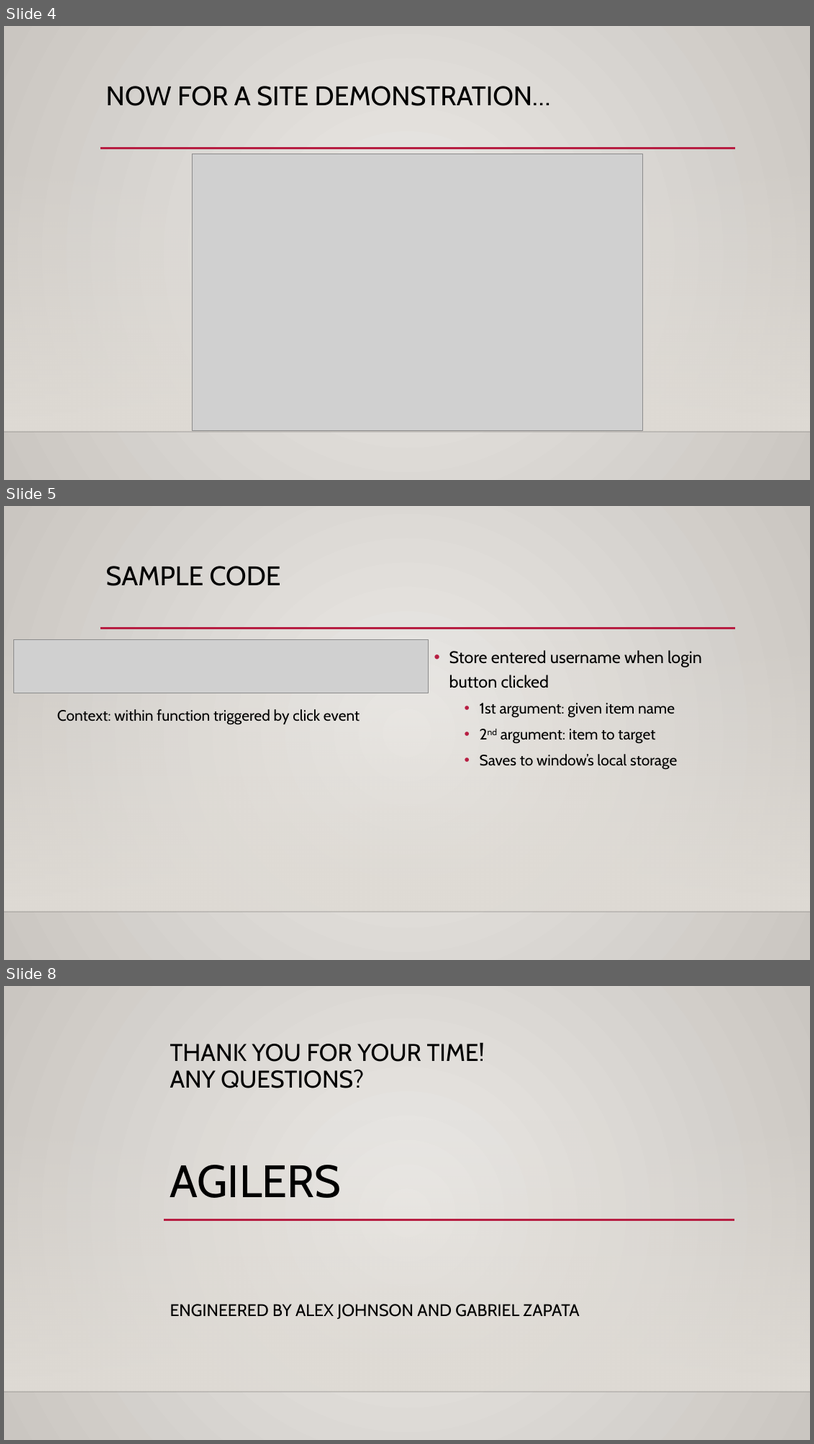
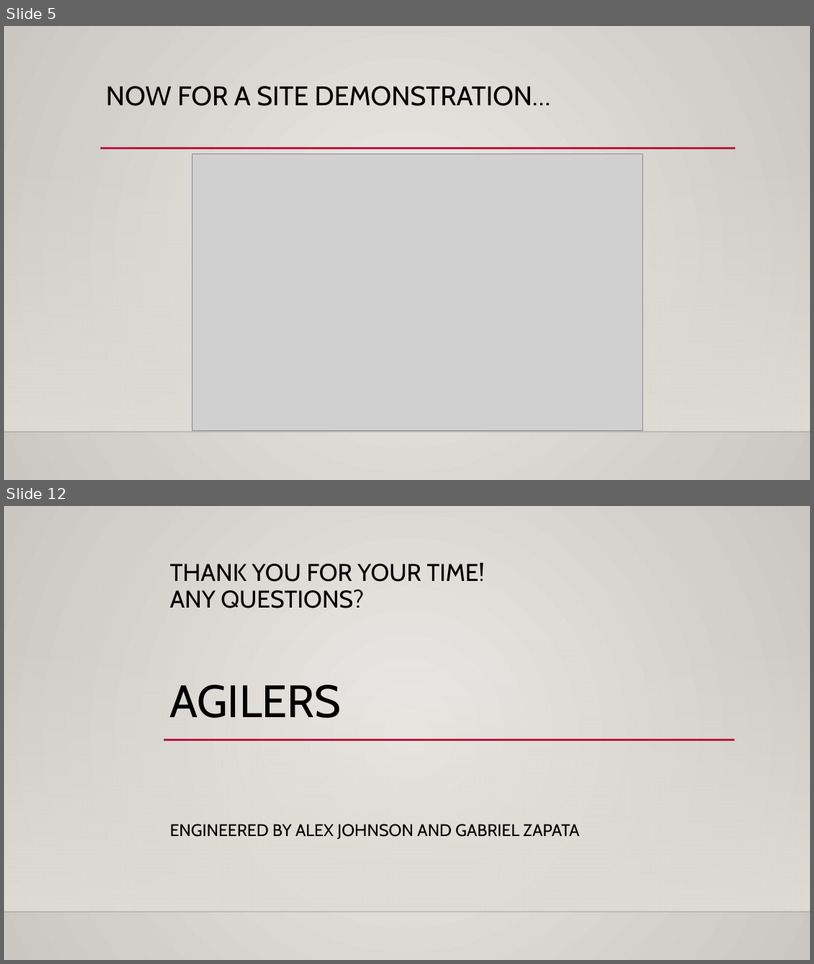
Before and after one commit to gabrielzapata19/Project1_Alex_Gabriel, a slide deck: project_one_alex_gabriel/src/main/resources/Project One Presentation.pptx. Shown one above the other, each under a label of ours: slides 4, 5 and 8 before the commit, slides 5 and 12 after it; the slides between them are not shown. The pictures are 814x1444 and 814x964 pixels, drawn with LibreOffice and Linux fonts; fonts in the diff are those of the drawing; grey boxes stand for pictures; background and template pictures are left out. Boxes give left, top, right and bottom in pixels: in the first picture for what was removed or moved away, otherwise in the second. Text is boxed around its words. In the diff, an @@ line names an element or a change of style, - is before the commit and + after.

```diff
--- a/project_one_alex_gabriel/src/main/resources/Project One Presentation.pptx
+++ b/project_one_alex_gabriel/src/main/resources/Project One Presentation.pptx
@@ slide 5 removed at (x1=4, y1=506, x2=810, y2=960), background gradient #ECEAE7 to #CAC7C1; not listed: 3 template elements that a slide beside it also shows @@
@@ title removed at (x1=106, y1=566, x2=281, y2=586) @@
-SAMPLE CODE
@@ picture removed at (x1=13, y1=640, x2=428, y2=693) @@
@@ text removed at (x1=450, y1=650, x2=702, y2=770) @@
-• Store entered username when login button clicked
-  • 1st argument: given item name
-  • 2nd argument: item to target
-  • Saves to window’s local storage
@@ text removed at (x1=57, y1=709, x2=360, y2=725) @@
-Context: within function triggered by click event
@@ what was slide 4 is now slide 5 @@
@@ what was slide 8 is now slide 12 @@
```
Also in this commit, not shown: 5 slides added, 2 other files.
